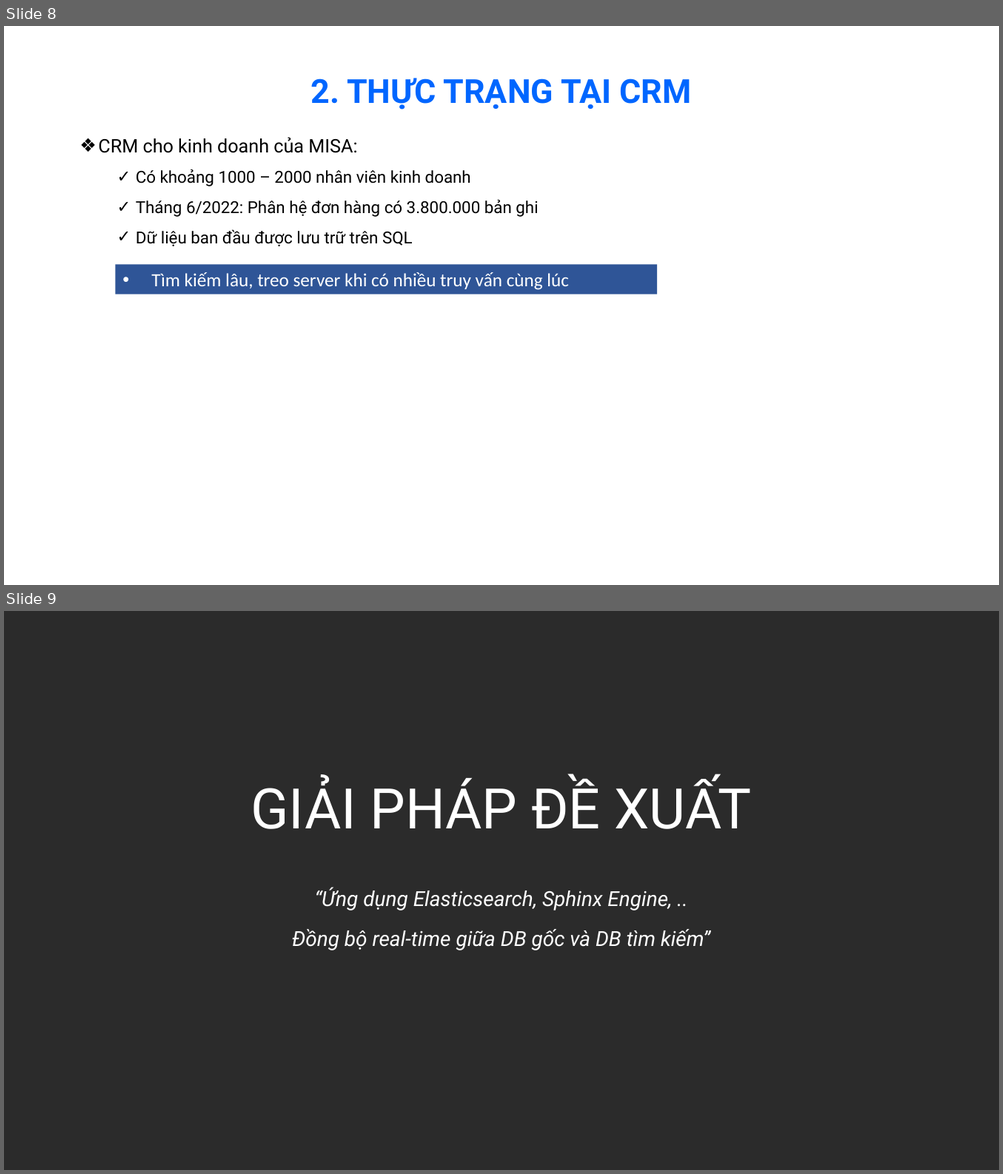
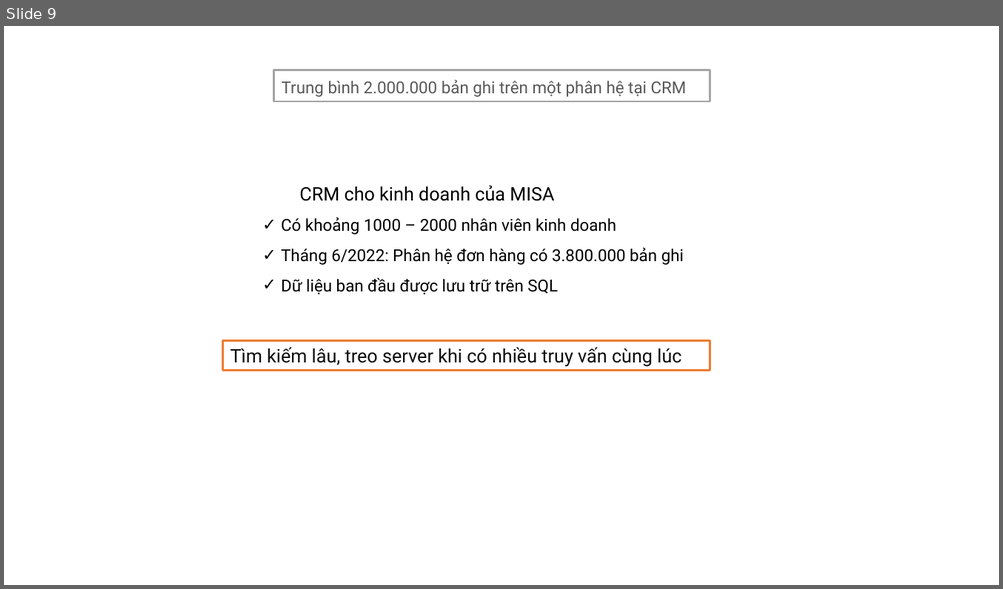
Before and after one commit to dna219/DreamChaserFromCRM, a slide deck: Dream-Chaser-From-CRM.pptx. Shown one above the other, each under a label of ours: slides 8 and 9 before the commit, slide 9 after it. The pictures are 1003x1174 and 1003x589 pixels, drawn with LibreOffice and Linux fonts; fonts in the diff are those of the drawing; background and template pictures are left out; a plain dark background stands for a picture behind light text. Boxes give left, top, right and bottom in pixels: in the first picture for what was removed or moved away, otherwise in the second. Text is boxed around its words. In the diff, an @@ line names an element or a change of style, - is before the commit and + after.

```diff
--- a/Dream-Chaser-From-CRM.pptx
+++ b/Dream-Chaser-From-CRM.pptx
@@ slide 9 removed at [4,611,999,1170], background picture (left out) @@
@@ text removed at [250,777,751,829] @@
-GIẢI PHÁP ĐỀ XUẤT
@@ text removed at [292,887,710,951] @@
-“Ứng dụng Elasticsearch, Sphinx Engine, ..
-Đồng bộ real-time giữa DB gốc và DB tìm kiếm”
@@ what was slide 8 is now slide 9 @@
@@ slide 9 changed as well @@
@@ rectangle added at [274,70,710,101], fill #FFFFFF, outline #A5A5A5 2 pt, 16 pt, text #595959 @@
+Trung bình 2.000.000 bản ghi trên một phân hệ tại CRM
@@ text removed at [310,78,691,110] @@
-2. THỰC TRẠNG TẠI CRM
@@ text "CRM cho kinh doanh của ...": place and size @@
-text "CRM cho kinh doanh của ..." at [98,137,538,247]
+text "CRM cho kinh doanh của ..." at [281,185,683,295]
@@ text at [299,185,554,201]: text changed @@
-❖ CRM cho kinh doanh của MISA:
+CRM cho kinh doanh của MISA
@@ rectangle "Tìm kiếm lâu, treo server ...": place and size @@
-rectangle "Tìm kiếm lâu, treo server ..." at [115,265,657,295]
+rectangle "Tìm kiếm lâu, treo server ..." at [222,340,710,371]
@@ rectangle "Tìm kiếm lâu, treo server ..." at [222,340,710,371]: font Calibri to Roboto, text colour #FFFFFF to #0D0D0D; bullet • to none; fill #2F5597 to #FFFFFF; outline none to #ED7D31 2 pt @@
```
Also in this commit, not shown: 7 other slides changed, 7 slides added, 4 other slides removed.
